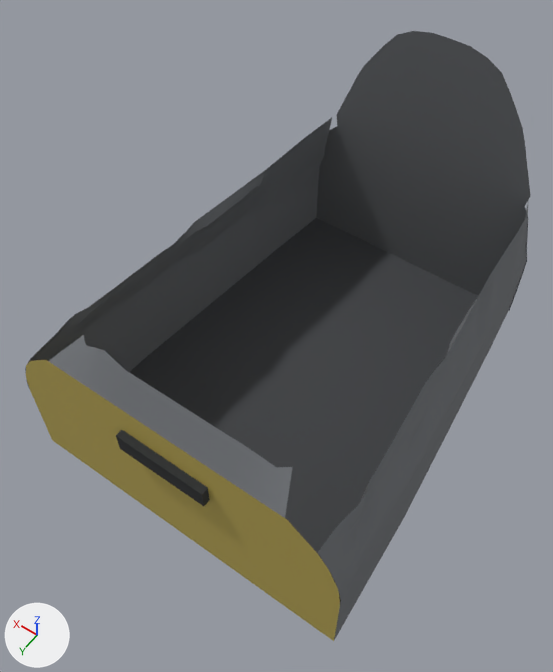
A saved change to the glTF model blender/cab_cascaron.glb.
The view is the same before and after, from a 50 mm lens placed at (-1.05, 0.21, 3.15), pointed at (0.03, -1.3, 0.78). Every picture has the same lights, and +X, +Y and +Z are marked at lower left. The first picture is the older version. Vertices at exactly the same position are counted once.

The scene before the commit, as lines of its bpy script (objects in view):
```python
me_cascaron_cromato = bpy.data.meshes.new('cascaron_cromato')
me_cascaron_cromato.from_pydata(...)  # 40 vertices, 52 faces; spans x -0.724..0.724, y -0.6, z 0.26..1.02
me_cascaron_cromato.materials.append(mat_cab_cromato)  # yellow #c8b45a
me_cascaron_pared = bpy.data.meshes.new('cascaron_pared')
me_cascaron_pared.from_pydata(...)  # 1434 vertices, 2579 faces; spans x -0.72..0.72, y -2.42..-0.6, z 0.26..1.51
me_cascaron_pared.materials.append(mat_cab_pared)  # grey #6b6e72
me_cascaron_piso = bpy.data.meshes.new('cascaron_piso')
me_cascaron_piso.from_pydata(...)  # 76 vertices, 74 faces; spans x -0.72..0.72, y -2.42..-0.6, z 0.26
me_cascaron_piso.materials.append(mat_cab_piso)  # dark grey #45474a
me_cascaron_tolva_fondo = bpy.data.meshes.new('cascaron_tolva_fondo')
me_cascaron_tolva_fondo.from_pydata(...)  # 8 vertices, 10 faces; spans x -0.19..0.19, y -0.6..-0.57, z 0.775..0.865
me_cascaron_tolva_fondo.materials.append(mat_cab_tolva_fondo)  # black #2a2c2e
ob_cascaron_cromato = bpy.data.objects.new('cascaron_cromato', me_cascaron_cromato)
ob_cascaron_cromato.location = (0.0, 0.0, 0.0)
ob_cascaron_pared = bpy.data.objects.new('cascaron_pared', me_cascaron_pared)
ob_cascaron_pared.location = (0.0, 0.0, 0.0)
ob_cascaron_piso = bpy.data.objects.new('cascaron_piso', me_cascaron_piso)
ob_cascaron_piso.location = (0.0, 0.0, 0.0)
ob_cascaron_tolva_fondo = bpy.data.objects.new('cascaron_tolva_fondo', me_cascaron_tolva_fondo)
ob_cascaron_tolva_fondo.location = (0.0, 0.0, 0.0)
```
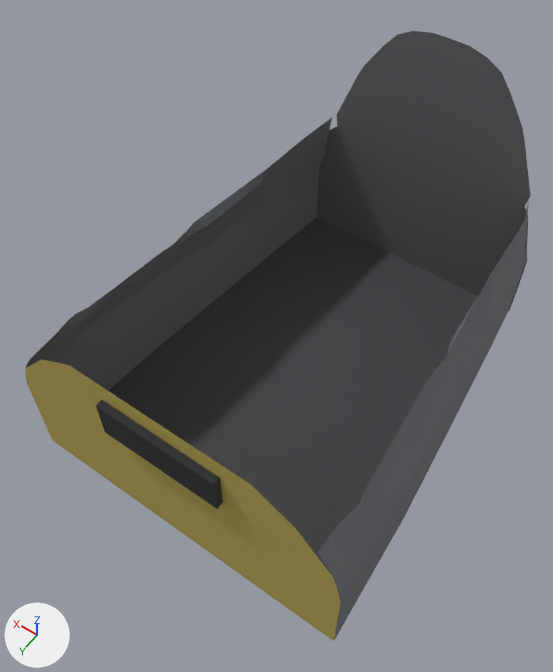
Changed parts and their boxes [x1, y1, x2, y2] in the pictures (553 x 672 px; the box of a moved part takes in the faces that stretch with it):
'cascaron_pared', reshaped
    before: [25, 31, 530, 640]
    after: [26, 31, 530, 640]
'cascaron_tolva_fondo', moved, rescaled (35% wider, 43% taller)
    before: [116, 430, 210, 506]
    after: [96, 400, 223, 509]
part 1 of me_cascaron_cromato, moved or reshaped
    before: [26, 360, 340, 605]
    after: [25, 360, 341, 605]
part 2 of me_cascaron_pared, deleted
    before: [49, 335, 292, 518]

Patch to the scene script:
```diff
--- a/blender/cab_cascaron.glb.py
+++ b/blender/cab_cascaron.glb.py
@@ me_cascaron_cromato @@
 # used by ob_cascaron_cromato; location = (0.0, 0.0, 0.0)
-me_cascaron_cromato.from_pydata(...)  # 40 vertices, 52 faces; spans x -0.724..0.724, y -0.6, z 0.26..1.02
+me_cascaron_cromato.from_pydata(...)  # 36 vertices, 46 faces; spans x -0.724..0.724, y -0.6, z 0.26..1.095
+# me_cascaron_cromato part 1
+# 38 vertices are removed from x -0.724..0.724, y -0.6, z 0.26..1.02
+# 52 faces are deleted
+# 25 vertices are added at x -0.724..0.724, y -0.6, z 0.26..1.095
+# 9 new vertices lie (0.5, 0.0, 0.0) away from vertices in x -0.25, y -0.6, z 0.26..1.095
+# 46 new faces join them
 me_cascaron_cromato.materials.append(mat_cab_cromato)
@@ me_cascaron_pared @@
 # used by ob_cascaron_pared; location = (0.0, 0.0, 0.0)
-me_cascaron_pared.from_pydata(...)  # 1434 vertices, 2579 faces; spans x -0.72..0.72, y -2.42..-0.6, z 0.26..1.51
+me_cascaron_pared.from_pydata(...)  # 1412 vertices, 2559 faces; spans x -0.72..0.72, y -2.42..-0.6, z 0.26..1.51
+# me_cascaron_pared part 2: the loose piece of 22 vertices spanning x -0.5..0.5, y -0.73..-0.6, z 1.02..1.13 is deleted
 me_cascaron_pared.materials.append(mat_cab_pared)
@@ me_cascaron_tolva_fondo @@
 # used by ob_cascaron_tolva_fondo; location = (0.0, 0.0, 0.0)
-me_cascaron_tolva_fondo.from_pydata(...)  # 8 vertices, 10 faces; spans x -0.19..0.19, y -0.6..-0.57, z 0.775..0.865
+me_cascaron_tolva_fondo.from_pydata(...)  # 8 vertices, 10 faces; spans x -0.25..0.25, y -0.6..-0.57, z 0.83..1.0
+# me_cascaron_tolva_fondo part 3: the whole mesh is scaled about its middle by (1.32, 1, 1.89), then moved by (0.0, 0.0, 0.095)
 me_cascaron_tolva_fondo.materials.append(mat_cab_tolva_fondo)
```
